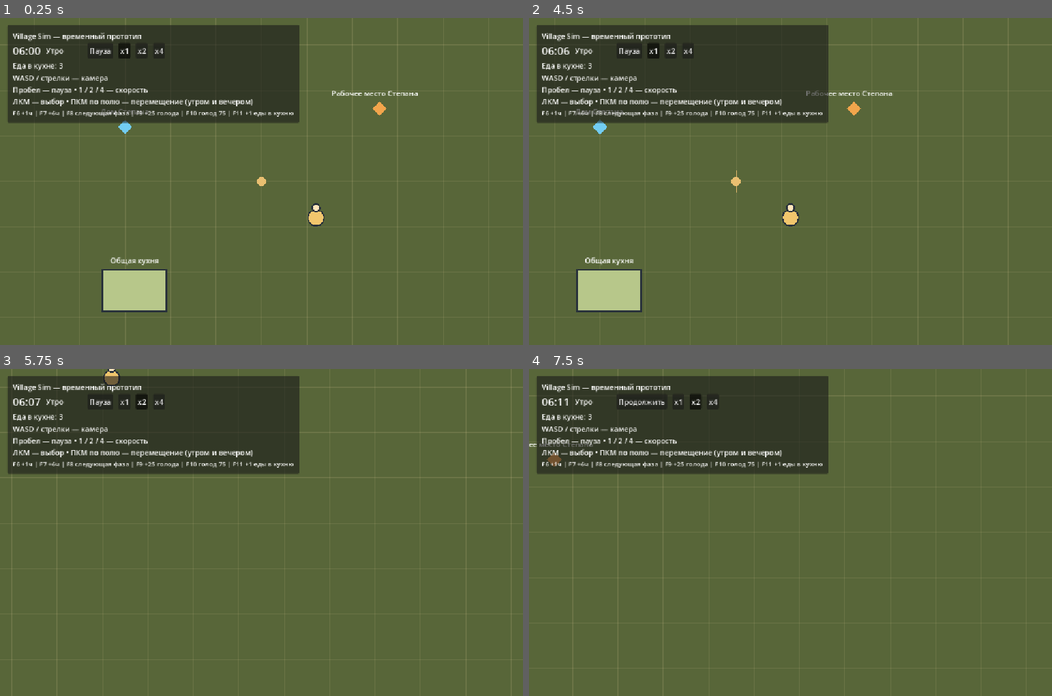
Above: before the commit, frames 1-4 (two rows, left to right).
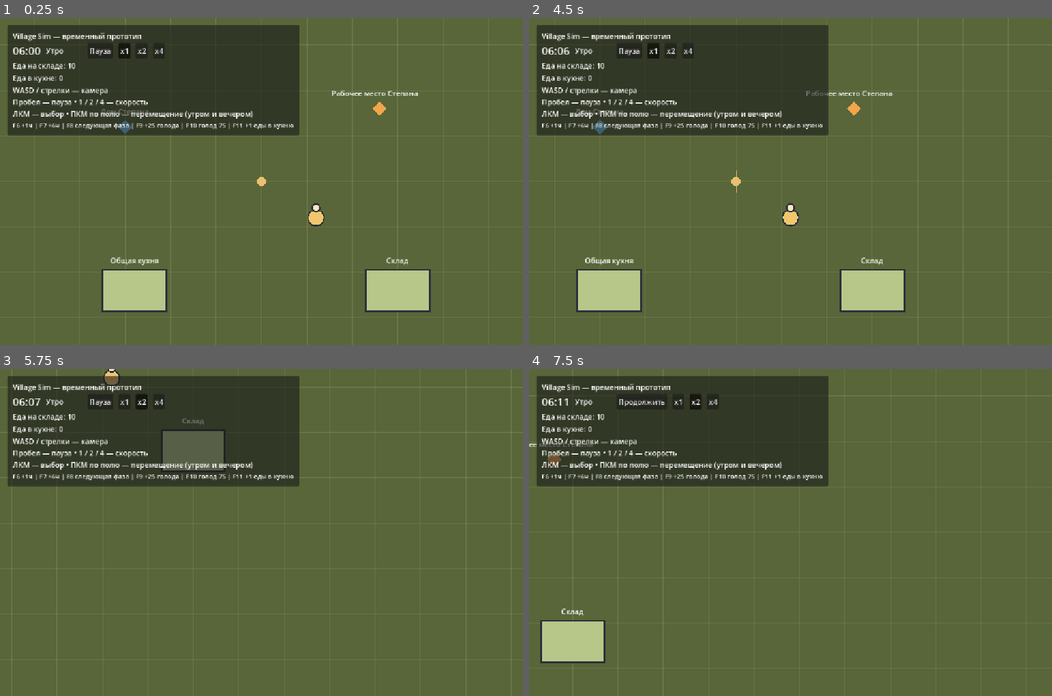
Above: after the commit, the same moments.

Repository: vladlopata5/village-sim
Game: Godot game, scene res://scenes/main.tscn
Two runs of this game, one before a commit and one after it. Both use one fixed random seed, a clock stepped at 60 frames per second and the inputs below.
Inputs (mouse positions are in pixels of both pictures, inside the frame that each line leads up to):
- Up to frame 1 (0.25 s): no input
- Up to frame 2 (4.5 s): click "Пауза" at 0.5 s; click "Продолжить" at 1.25 s; click "x1" at 2 s; click "x2" at 2.75 s; click "x4" at 3.5 s; tap Enter at 4.25 s; move the mouse to (905, 165) at 4.27 s; hold D from 4.28 s (still down); tap 1 at 4.35 s; click (905, 165) at 4.42 s
- Up to frame 3 (5.75 s): tap Space at 4.52, 5.27 s; move the mouse to (156, 548) at 5.02 s; release D at 5.03 s; hold S from 5.03 s (still down); tap 2 at 5.1 s; click (156, 548) at 5.17 s
- Up to frame 4 (7.5 s): move the mouse to (842, 460) at 5.77 s; release S at 5.78 s; hold D 5.78-6.53 s; tap 4 at 5.85 s; click (842, 460) at 5.92 s; move the mouse to (764, 597) at 6.52 s; hold W 6.53-7.28 s; tap 1 at 6.6 s; click (764, 597) at 6.67 s; tap Space at 6.77 s; move the mouse to (947, 581) at 7.27 s; hold A from 7.28 s (still down); tap 2 at 7.35 s; click (947, 581) at 7.42 s

The runs differ from the first frame. In frame 1, 5.5% of the frame differs, in the area x 1-83%, y 13-90%; in frame 2, 5.5%, in the area x 1-72%, y 13-90%; in frame 3, 4.9%; in frame 4, 5.5%.

Commit message:
Prepare warehouse, porter profession and local resource reservations

Diff:
--- a/scripts/building_type.gd
+++ b/scripts/building_type.gd
@@ -1,3 +1,3 @@
 extends RefCounted
 ## Building categories can expand without changing presentation.
-enum Type { FOOD }
+enum Type { FOOD, STORAGE }
--- a/scripts/main.gd
+++ b/scripts/main.gd
@@ -7,6 +7,9 @@
 const BuildingType = preload("res://scripts/building_type.gd")
 const BuildingView2D = preload("res://scenes/building_view_2d.tscn")
 const ResourceType = preload("res://scripts/resource_type.gd")
+const Profession = preload("res://scripts/resident_profession.gd")
+var warehouse_food_label: Label
+var warehouse_data: BuildingData
 var food_label: Label
 var buildings: Array[BuildingData] = []
 var kitchen_data: BuildingData
@@ -27,8 +30,11 @@
 	$HUD/ResidentCard.bind_selection(resident_selection)
 	_create_test_resident()
 	_create_test_kitchen()
+	_create_test_warehouse()
 	$ResidentNeedsController.setup(game_time, resident_data, buildings, world_locations, resident_intents, resident_schedule)
 	_build_hud()
+	warehouse_data.resources.changed.connect(_update_warehouse_food)
+	_update_warehouse_food(ResourceType.Type.FOOD, warehouse_data.resources.get_amount(ResourceType.Type.FOOD))
 	kitchen_data.resources.changed.connect(_update_food)
 	_update_food(ResourceType.Type.FOOD, kitchen_data.resources.get_amount(ResourceType.Type.FOOD))
 	game_time.minute_changed.connect(_update_clock)
@@ -74,6 +80,8 @@
 		button.pressed.connect(game_time.set_speed.bind(multiplier))
 		row.add_child(button)
 		speed_buttons.append(button)
+	warehouse_food_label = Label.new()
+	column.add_child(warehouse_food_label)
 	food_label = Label.new()
 	column.add_child(food_label)
 	var help := Label.new()
@@ -134,7 +142,7 @@
 		speed_buttons[index].set_pressed_no_signal([1, 2, 4][index] == multiplier)
 
 func _create_test_resident() -> void:
-	resident_data = ResidentData.new("resident_001", "Степан", 30, "Без профессии")
+	resident_data = ResidentData.new("resident_001", "Степан", 30, Profession.Type.PORTER)
 	var home = WorldLocation.new(&"home_stepan", "Дом Степана")
 	$World/HomePoint.setup(home)
 	world_locations.register(home, $World/HomePoint)
@@ -182,7 +190,7 @@
 
 func _create_test_kitchen() -> void:
 	kitchen_data = BuildingData.new(&"communal_kitchen_01", "Общая кухня", BuildingType.Type.FOOD)
-	kitchen_data.resources.add(ResourceType.Type.FOOD, 3)
+	kitchen_data.resources.set_capacity(ResourceType.Type.FOOD, 5)
 	buildings.append(kitchen_data)
 	# Same ID links two distinct data objects: building meaning and world place.
 	var location = WorldLocation.new(kitchen_data.id, kitchen_data.display_name)
@@ -192,3 +200,20 @@
 	view.position = Vector2(-280, 240)
 	$World.add_child(view)
 	world_locations.register(location, view)
+
+func _update_warehouse_food(resource: ResourceType.Type, amount: int) -> void:
+	if resource == ResourceType.Type.FOOD:
+		warehouse_food_label.text = "Еда на складе: %d" % amount
+
+func _create_test_warehouse() -> void:
+	warehouse_data = BuildingData.new(&"warehouse_01", "Склад", BuildingType.Type.STORAGE)
+	warehouse_data.resources.set_capacity(ResourceType.Type.FOOD, 20)
+	warehouse_data.resources.add(ResourceType.Type.FOOD, 10)
+	buildings.append(warehouse_data)
+	var location = WorldLocation.new(warehouse_data.id, warehouse_data.display_name)
+	var view = BuildingView2D.instantiate()
+	view.name = "Warehouse"
+	view.setup(warehouse_data)
+	view.position = Vector2(300, 240)
+	$World.add_child(view)
+	world_locations.register(location, view)
--- a/scripts/resident_card.gd
+++ b/scripts/resident_card.gd
@@ -1,6 +1,7 @@
 extends PanelContainer
 ## The card reads the selection's data; it keeps no copy of resident fields.
 const ResidentSelection = preload("res://scripts/resident_selection.gd")
+const Profession = preload("res://scripts/resident_profession.gd")
 const Activity = preload("res://scripts/resident_activity.gd")
 const StateText = preload("res://scripts/resident_state_text.gd")
 @export var show_state_numbers: bool = true
@@ -37,7 +38,7 @@
 	activity_label.text = "Занятие: " + _activity_text(data.activity)
 	name_label.text = "Имя: " + data.resident_name
 	age_label.text = "Возраст: %d" % data.age
-	profession_label.text = "Профессия: " + data.profession
+	profession_label.text = "Профессия: " + Profession.display_name(data.profession)
 	id_label.text = "ID: " + data.id
 	hunger_label.text = _state_line("Голод", data.hunger, StateText.hunger_description(data.hunger))
 	fatigue_label.text = _state_line("Усталость", data.fatigue, StateText.fatigue_description(data.fatigue))
--- a/scripts/resident_data.gd
+++ b/scripts/resident_data.gd
@@ -9,7 +9,8 @@
 var id: String
 var resident_name: String
 var age: int
-var profession: String
+const Profession = preload("res://scripts/resident_profession.gd")
+var profession: Profession.Type
 var traits: Array[TraitData] = []
 ## Higher hunger/fatigue means more hungry/tired; higher mood means happier.
 signal hunger_changed
@@ -26,7 +27,7 @@
 	set(value):
 		mood = clampi(value, 0, 100)
 
-func _init(unique_id: String, initial_name: String, initial_age: int, initial_profession: String) -> void:
+func _init(unique_id: String, initial_name: String, initial_age: int, initial_profession: Profession.Type = Profession.Type.NONE) -> void:
 	id = unique_id
 	resident_name = initial_name
 	age = initial_age
--- /dev/null
+++ b/scripts/resident_profession.gd
@@ -0,0 +1,8 @@
+extends RefCounted
+## Assigned profession is data; it does not select behavior yet.
+enum Type { NONE, PORTER }
+
+static func display_name(profession: Type) -> String:
+	match profession:
+		Type.PORTER: return "Носильщик"
+		_: return "Без профессии"
--- a/scripts/resource_container.gd
+++ b/scripts/resource_container.gd
@@ -1,24 +1,52 @@
 extends RefCounted
-## Local resources belonging to one owner/place; never a settlement total.
+## Local quantities and reservations. Reservations never transfer resources.
 const ResourceType = preload("res://scripts/resource_type.gd")
 signal changed(resource: ResourceType.Type, amount: int)
 var owner_id: StringName
 var _amounts: Dictionary = {}
+var _capacity_per_resource: Dictionary = {}
+var _reserved_out: Dictionary = {}
+var _reserved_in: Dictionary = {}
 
 func _init(owner: StringName) -> void:
 	owner_id = owner
 
+func set_capacity(resource: ResourceType.Type, capacity: int) -> bool:
+	if capacity < 0 or capacity < get_amount(resource) + get_reserved_in(resource):
+		return false
+	_capacity_per_resource[resource] = capacity
+	return true
+
+func get_capacity(resource: ResourceType.Type) -> int:
+	return _capacity_per_resource.get(resource, 0)
+
 func get_amount(resource: ResourceType.Type) -> int:
 	return _amounts.get(resource, 0)
 
-func add(resource: ResourceType.Type, amount: int) -> void:
-	if amount <= 0:
-		return
+func get_reserved_out(resource: ResourceType.Type) -> int:
+	return _reserved_out.get(resource, 0)
+
+func get_reserved_in(resource: ResourceType.Type) -> int:
+	return _reserved_in.get(resource, 0)
+
+func get_available_amount(resource: ResourceType.Type) -> int:
+	return get_amount(resource) - get_reserved_out(resource)
+
+func get_free_capacity(resource: ResourceType.Type) -> int:
+	return get_capacity(resource) - get_amount(resource)
+
+func get_available_free_capacity(resource: ResourceType.Type) -> int:
+	return get_free_capacity(resource) - get_reserved_in(resource)
+
+func add(resource: ResourceType.Type, amount: int) -> bool:
+	if amount <= 0 or amount > get_available_free_capacity(resource):
+		return false
 	_amounts[resource] = get_amount(resource) + amount
 	changed.emit(resource, get_amount(resource))
+	return true
 
 func has_resource(resource: ResourceType.Type, amount: int) -> bool:
-	return amount > 0 and get_amount(resource) >= amount
+	return amount > 0 and get_available_amount(resource) >= amount
 
 func try_take(resource: ResourceType.Type, amount: int) -> bool:
 	if not has_resource(resource, amount):
@@ -26,3 +54,43 @@
 	_amounts[resource] = get_amount(resource) - amount
 	changed.emit(resource, get_amount(resource))
 	return true
+
+func reserve_out(resource: ResourceType.Type, amount: int) -> bool:
+	if not has_resource(resource, amount):
+		return false
+	_reserved_out[resource] = get_reserved_out(resource) + amount
+	return true
+
+func release_out(resource: ResourceType.Type, amount: int) -> bool:
+	if amount <= 0 or amount > get_reserved_out(resource):
+		return false
+	_reserved_out[resource] = get_reserved_out(resource) - amount
+	return true
+
+func reserve_in(resource: ResourceType.Type, amount: int) -> bool:
+	if amount <= 0 or amount > get_available_free_capacity(resource):
+		return false
+	_reserved_in[resource] = get_reserved_in(resource) + amount
+	return true
+
+func release_in(resource: ResourceType.Type, amount: int) -> bool:
+	if amount <= 0 or amount > get_reserved_in(resource):
+		return false
+	_reserved_in[resource] = get_reserved_in(resource) - amount
+	return true
+
+func take_reserved(resource: ResourceType.Type, amount: int) -> bool:
+	if amount <= 0 or amount > get_reserved_out(resource):
+		return false
+	_reserved_out[resource] = get_reserved_out(resource) - amount
+	_amounts[resource] = get_amount(resource) - amount
+	changed.emit(resource, get_amount(resource))
+	return true
+
+func add_reserved(resource: ResourceType.Type, amount: int) -> bool:
+	if amount <= 0 or amount > get_reserved_in(resource):
+		return false
+	_reserved_in[resource] = get_reserved_in(resource) - amount
+	_amounts[resource] = get_amount(resource) + amount
+	changed.emit(resource, get_amount(resource))
+	return true
--- a/tests/test_building.gd
+++ b/tests/test_building.gd
@@ -53,7 +53,7 @@
 	for child in scene.get_node("World").get_children():
 		if child.get_script() == preload("res://scripts/building_view_2d.gd"):
 			building_count += 1
-	check(building_count == 1, "Exactly one building representation")
+	check(building_count == 2, "Kitchen replacement and warehouse representations")
 	scene.queue_free()
 	print("Building checks: ", "PASS" if failures == 0 else "FAIL (%d)" % failures)
 	quit(0 if failures == 0 else 1)
--- a/tests/test_night_home.gd
+++ b/tests/test_night_home.gd
@@ -36,7 +36,7 @@
 	var intents_without_ui = IntentController.new()
 	root.add_child(intents_without_ui)
 	intents_without_ui.intent_changed.connect(func(intent): commands.append(intent.target_position))
-	var data_without_ui = load("res://scripts/resident_data.gd").new("test", "Test", 30, "")
+	var data_without_ui = load("res://scripts/resident_data.gd").new("test", "Test", 30)
 	data_without_ui.home_location_id = &"home_stepan"
 	intents_without_ui.setup(data_without_ui)
 	var locations = load("res://scripts/world_locations_2d.gd").new()
--- a/tests/test_resident.gd
+++ b/tests/test_resident.gd
@@ -17,7 +17,7 @@
 	var view = scene.get_node("World/ResidentView2D")
 	check(data is RefCounted and not data is Node, "Resident data exists outside the scene tree")
 	check(data.id == "resident_001", "Resident ID")
-	check(data.resident_name == "Степан" and data.age == 30 and data.profession == "Без профессии", "Test resident fields")
+	check(data.resident_name == "Степан" and data.age == 30 and data.profession == preload("res://scripts/resident_profession.gd").Type.PORTER, "Test resident fields")
 	check(view.resident_data == data, "View receives the original data reference")
 	check(view.is_visible_in_tree(), "Placeholder visible in the world")
 	var original_position: Vector2 = view.position
--- a/tests/test_resident_hunger.gd
+++ b/tests/test_resident_hunger.gd
@@ -25,7 +25,7 @@
 			root.add_child(clock)
 			clock.set_process(false)
 			clock.set_speed(speed)
-			var data = Data.new("test", "Тест", 30, "")
+			var data = Data.new("test", "Тест", 30)
 			data.hunger = 20
 			var hunger = Hunger.new()
 			root.add_child(hunger)
@@ -51,7 +51,7 @@
 	var clock = Clock.new()
 	root.add_child(clock)
 	clock.set_process(false)
-	var data = Data.new("fraction", "Тест", 30, "")
+	var data = Data.new("fraction", "Тест", 30)
 	var hunger = Hunger.new()
 	root.add_child(hunger)
 	hunger.setup(clock, data)
@@ -88,7 +88,7 @@
 	key(KEY_F9, true)
 	check(data.hunger == 45, "Held-key echo is ignored")
 	check(clock.total_minutes == minute and paused, "F9 never advances time or changes pause")
-	var other = Data.new("other", "Другой", 20, "")
+	var other = Data.new("other", "Другой", 20)
 	scene.resident_selection.select(other)
 	key(KEY_F9)
 	check(other.hunger == 25 and data.hunger == 45, "F9 changes only selected resident")
--- a/tests/test_resident_needs.gd
+++ b/tests/test_resident_needs.gd
@@ -1,4 +1,5 @@
 extends SceneTree
+const ResourceType = preload("res://scripts/resource_type.gd")
 const Activity = preload("res://scripts/resident_activity.gd")
 const Intent = preload("res://scripts/resident_intent.gd")
 var failures := 0
@@ -11,6 +12,7 @@
 func make_scene() -> Node:
 	var scene = load("res://scenes/main.tscn").instantiate()
 	root.add_child(scene)
+	scene.kitchen_data.resources.add(ResourceType.Type.FOOD, 3)
 	scene.game_time.set_process(false)
 	scene.resident_view.set_process(false)
 	return scene
--- a/tests/test_resident_selection.gd
+++ b/tests/test_resident_selection.gd
@@ -37,17 +37,17 @@
 	check(card.visible, "Card opens on click")
 	check(card.name_label.text == "Имя: Степан", "Card name")
 	check(card.age_label.text == "Возраст: 30", "Card age")
-	check(card.profession_label.text == "Профессия: Без профессии", "Card profession")
+	check(card.profession_label.text == "Профессия: Носильщик", "Card profession")
 	check(card.id_label.text == "ID: resident_001", "Card ID")
 	# UI must read live data, rather than keeping a resident snapshot.
 	scene.resident_data.resident_name = "Проверка"
 	scene.resident_data.age = 31
-	scene.resident_data.profession = "Тест"
+	scene.resident_data.profession = preload("res://scripts/resident_profession.gd").Type.NONE
 	scene.resident_data.id = "test_id"
 	await process_frame
 	await process_frame
 	check(card.name_label.text == "Имя: Проверка" and card.age_label.text == "Возраст: 31", "Card reads current name and age")
-	check(card.profession_label.text == "Профессия: Тест" and card.id_label.text == "ID: test_id", "Card reads current profession and ID")
+	check(card.profession_label.text == "Профессия: Без профессии" and card.id_label.text == "ID: test_id", "Card reads current profession and ID")
 	await process_frame
 	click_at(card.name_label.get_global_rect().get_center())
 	check(selection.selected_resident == scene.resident_data and card.visible, "Click on card does not clear selection")
--- a/tests/test_resident_states.gd
+++ b/tests/test_resident_states.gd
@@ -23,7 +23,7 @@
 		check(StateText.hunger_description(value) == hunger_texts[band], "Hunger boundary %d" % value)
 		check(StateText.fatigue_description(value) == fatigue_texts[band], "Fatigue boundary %d" % value)
 		check(StateText.mood_description(value) == mood_texts[band], "Mood boundary %d" % value)
-	var independent = ResidentData.new("test", "Тест", 25, "Без профессии")
+	var independent = ResidentData.new("test", "Тест", 25)
 	for property in ["hunger", "fatigue", "mood"]:
 		independent.set(property, -1)
 		check(independent.get(property) == 0, "Clamp lower bound: " + property)
--- a/tests/test_resident_traits.gd
+++ b/tests/test_resident_traits.gd
@@ -37,7 +37,7 @@
 	check(card.traits_label.text.contains("Тестовое название"), "Card reads the current trait_definition definition")
 	first_trait.display_name = original_name
 	# The collection is owned by the resident, not the card or another resident.
-	var other = ResidentData.new("resident_002", "Тест", 25, "Без профессии")
+	var other = ResidentData.new("resident_002", "Тест", 25)
 	check(other.traits.is_empty(), "New resident has its own empty trait_definition list")
 	other.traits.append(first_trait)
 	check(data.traits.size() == 3 and other.traits.size() == 1, "Trait lists are independent")
--- a/tests/test_resource_container.gd
+++ b/tests/test_resource_container.gd
@@ -19,14 +19,17 @@
 func make_scene() -> Node:
 	var scene = load("res://scenes/main.tscn").instantiate()
 	root.add_child(scene)
+	scene.kitchen_data.resources.add(ResourceType.Type.FOOD, 3)
 	scene.game_time.set_process(false)
 	scene.resident_view.set_process(false)
 	return scene
 func _run() -> void:
 	var stock = LocalResources.new(&"test_place")
+	stock.set_capacity(ResourceType.Type.FOOD, 20)
 	check(stock.get_amount(ResourceType.Type.FOOD) == 0, "Uninitialized resource is zero")
 	check(stock.owner_id == &"test_place", "Container identifies its owner")
 	var other_container = LocalResources.new(&"other_place")
+	other_container.set_capacity(ResourceType.Type.FOOD, 30)
 	other_container.add(ResourceType.Type.FOOD, 20)
 	check(stock.get_amount(ResourceType.Type.FOOD) == 0, "Other place resources never appear in this container")
 	stock.add(ResourceType.Type.FOOD, 10)
@@ -135,6 +138,7 @@
 	stock = scene.kitchen_data.resources
 	stock.try_take(ResourceType.Type.FOOD, 3)
 	var another_building = load("res://scripts/building_data.gd").new(&"other_test_place", "Другое место", load("res://scripts/building_type.gd").Type.FOOD)
+	another_building.resources.set_capacity(ResourceType.Type.FOOD, 30)
 	another_building.resources.add(ResourceType.Type.FOOD, 20)
 	check(another_building.resources != stock and stock.owner_id == scene.kitchen_data.id, "Every building owns a separate container")
 	data.hunger = 75
--- /dev/null
+++ b/tests/test_resource_reservations.gd
@@ -0,0 +1,72 @@
+extends SceneTree
+const LocalResources = preload("res://scripts/resource_container.gd")
+const Resources = preload("res://scripts/resource_type.gd")
+const Buildings = preload("res://scripts/building_type.gd")
+const Profession = preload("res://scripts/resident_profession.gd")
+const Activity = preload("res://scripts/resident_activity.gd")
+const FOOD = Resources.Type.FOOD
+var failures := 0
+func _initialize() -> void:
+	call_deferred("_run")
+func check(condition: bool, message: String) -> void:
+	if not condition:
+		failures += 1
+		push_error(message)
+func _run() -> void:
+	var source = LocalResources.new(&"source")
+	var destination = LocalResources.new(&"destination")
+	check(not source.add(FOOD, 1), "Unconfigured capacity is zero")
+	source.set_capacity(FOOD, 20)
+	destination.set_capacity(FOOD, 5)
+	source.add(FOOD, 5)
+	destination.add(FOOD, 3)
+	check(source.reserve_out(FOOD, 2) and source.get_available_amount(FOOD) == 3 and source.get_amount(FOOD) == 5, "Outgoing reserve retains physical stock")
+	check(not source.reserve_out(FOOD, 4) and not source.try_take(FOOD, 4), "Second task and ordinary consumer cannot steal reserved stock")
+	check(destination.reserve_in(FOOD, 2) and destination.get_free_capacity(FOOD) == 2 and destination.get_available_free_capacity(FOOD) == 0, "Incoming reserve retains physical free space")
+	check(not destination.reserve_in(FOOD, 1) and not destination.add(FOOD, 1), "Second task and ordinary addition cannot fill promised space")
+	check(not destination.set_capacity(FOOD, 4), "Capacity cannot shrink below promised space")
+	check(source.take_reserved(FOOD, 2) and source.get_amount(FOOD) == 3 and source.get_reserved_out(FOOD) == 0, "Reserved withdrawal changes stock exactly once")
+	check(not source.take_reserved(FOOD, 2), "Completed reservation cannot be consumed twice")
+	check(destination.get_amount(FOOD) == 3, "Withdrawal does not teleport resource to destination")
+	check(destination.add_reserved(FOOD, 2) and destination.get_amount(FOOD) == 5 and destination.get_reserved_in(FOOD) == 0, "Reserved delivery fills promised capacity exactly once")
+	check(not destination.add_reserved(FOOD, 2), "Completed incoming reserve cannot be used twice")
+	check(source.reserve_out(FOOD, 2) and source.release_out(FOOD, 1) and source.get_reserved_out(FOOD) == 1, "Partial outgoing release")
+	check(not source.release_out(FOOD, 2) and source.release_out(FOOD, 1), "Over-release rejected without changing reservation")
+	destination.try_take(FOOD, 2)
+	destination.reserve_in(FOOD, 2)
+	check(destination.release_in(FOOD, 1) and not destination.release_in(FOOD, 2) and destination.release_in(FOOD, 1), "Incoming release protects counts")
+	for amount in [0, -1]:
+		check(not source.reserve_out(FOOD, amount) and not source.release_out(FOOD, amount) and not source.take_reserved(FOOD, amount), "Invalid outgoing operations rejected")
+		check(not destination.reserve_in(FOOD, amount) and not destination.release_in(FOOD, amount) and not destination.add_reserved(FOOD, amount), "Invalid incoming operations rejected")
+	check(not destination.add(FOOD, 3) and destination.get_amount(FOOD) == 3, "Overcapacity addition is atomic")
+	var scene = load("res://scenes/main.tscn").instantiate()
+	root.add_child(scene)
+	scene.game_time.set_process(false)
+	scene.resident_view.set_process(false)
+	var warehouse = scene.warehouse_data
+	var kitchen = scene.kitchen_data
+	check(warehouse.type == Buildings.Type.STORAGE and warehouse.id == &"warehouse_01" and warehouse.display_name == "Склад", "Warehouse building data")
+	check(warehouse.resources.get_amount(FOOD) == 10 and warehouse.resources.get_capacity(FOOD) == 20, "Warehouse starts 10 of 20")
+	check(kitchen.resources.get_amount(FOOD) == 0 and kitchen.resources.get_capacity(FOOD) == 5, "Kitchen starts empty with capacity 5")
+	check(scene.warehouse_food_label.text == "Еда на складе: 10" and scene.food_label.text == "Еда в кухне: 0", "UI reads separate stock")
+	var view = scene.get_node("World/Warehouse")
+	check(view.building_data == warehouse and scene.world_locations.get_location(warehouse.id).display_name == "Склад", "Warehouse view and distinct place registered")
+	check(view.is_visible_in_tree() and view.get_node("Caption").text == "Склад", "Warehouse placeholder visible and labelled")
+	view.position += Vector2(10, 0)
+	check(scene.world_locations.get_position(warehouse.id) == view.global_position, "Warehouse uses existing position mapping")
+	check(scene.resident_data.profession == Profession.Type.PORTER, "Stepan assigned PORTER")
+	scene.resident_selection.select(scene.resident_data)
+	var card = scene.get_node("HUD/ResidentCard")
+	card._refresh()
+	check(card.profession_label.text == "Профессия: Носильщик", "Card translates assigned profession")
+	scene.resident_data.hunger = 75
+	scene.resident_view._process(20.0)
+	scene.game_time.advance(5.0)
+	check(scene.resident_data.activity == Activity.Type.IDLE and scene.resident_data.hunger == 75 and warehouse.resources.get_amount(FOOD) == 10, "Empty kitchen cannot eat warehouse stock; no logistics behavior")
+	kitchen.resources.add(FOOD, 1)
+	check(scene.food_label.text == "Еда в кухне: 1" and scene.warehouse_food_label.text == "Еда на складе: 10", "Independent UI updates")
+	view.free()
+	check(warehouse.resources.get_amount(FOOD) == 10, "Warehouse data survives view removal")
+	scene.free()
+	print("Reservation checks: ", "PASS" if failures == 0 else "FAIL (%d)" % failures)
+	quit(0 if failures == 0 else 1)
Not shown, added: scripts/resident_profession.gd.uid
Not shown, added: tests/test_resource_reservations.gd.uid
Not shown, changed: docs/DECISIONS.md
Not shown, changed: docs/GAME_DESIGN.md
Not shown, changed: docs/PHASE_4.md
Not shown, changed: docs/ROADMAP.md
